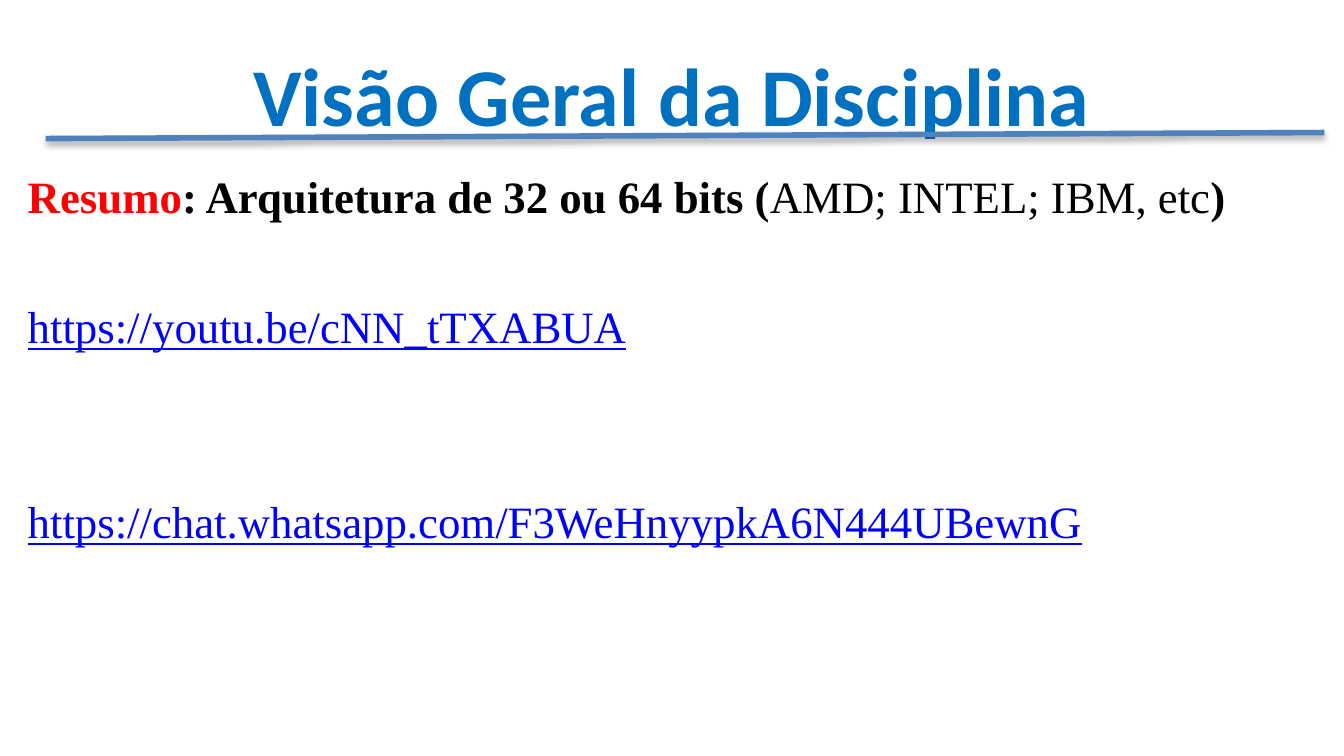
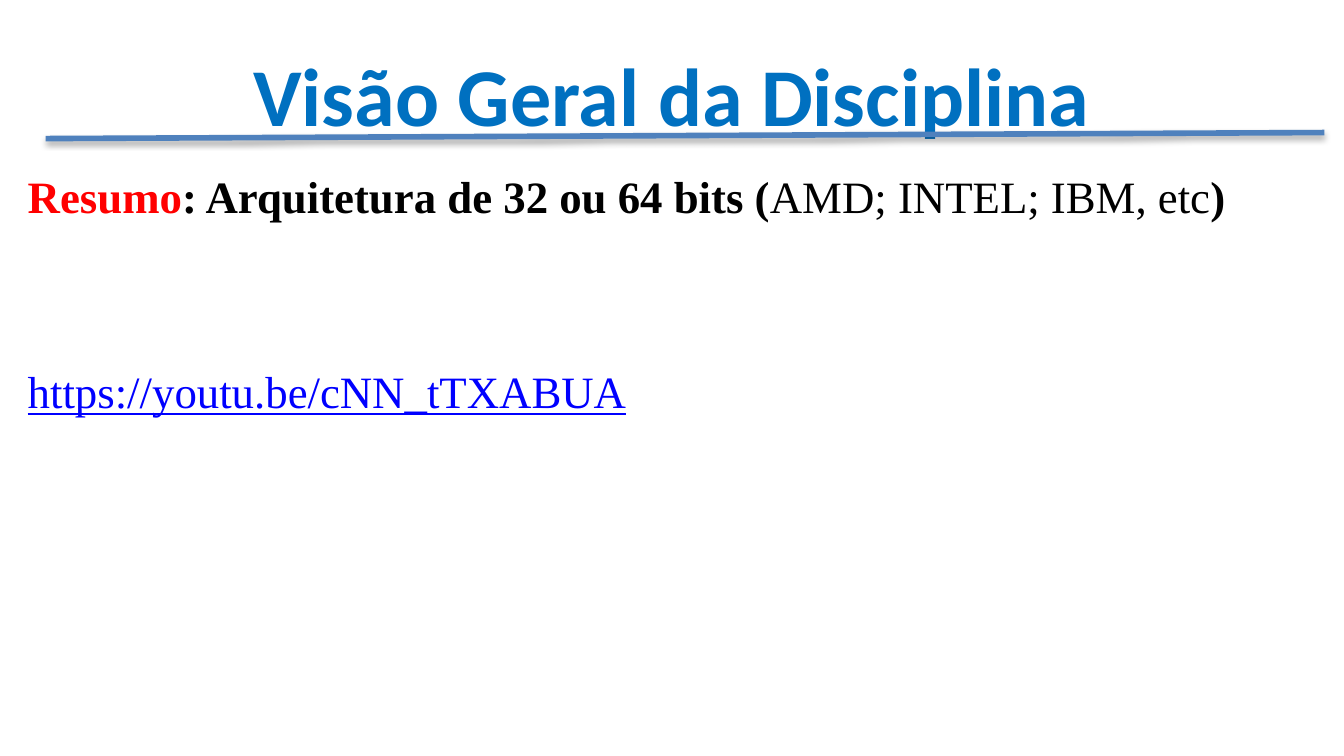
Before and after one commit to CloudEducationBrazil/WydenArea1ProgramacaoMicrocontroladores, a slide deck: slide 12 of Apresentação - Programação Microcontroladores.pptx. Drawn at 1344x756 pixels with LibreOffice and Linux fonts; fonts in the diff are those of the drawing; background and template pictures are left out. Boxes give left, top, right and bottom in pixels: in the first picture for what was removed or moved away, otherwise in the second. Text is boxed around its words. In the diff, an @@ line names an element or a change of style, - is before the commit and + after.

Commit message:
Apresentação disciplina Microcontroladores - ok

```diff
--- a/Apresentação - Programação Microcontroladores.pptx
+++ b/Apresentação - Programação Microcontroladores.pptx
@@ text at box(28, 507, 1082, 548): paragraph removed @@
-https://chat.whatsapp.com/F3WeHnyypkA6N444UBewnG
```
